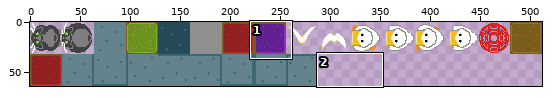
A sprite sheet gets an edit: assets/prototype.png. The picture above shows the old version from afar; the outline marks the close-up.
Close-up. First the earlier version:
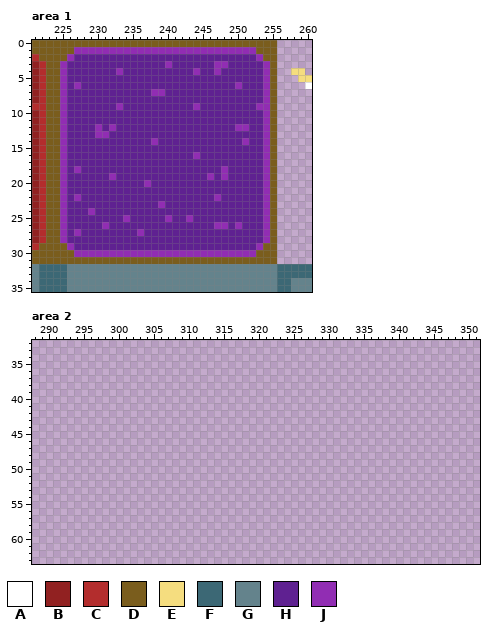
The file is 512x64 pixels. Colours within 5 levels of each other are drawn and written as one. Shown: area 1: x 221..260, y 0..35; area 2: x 288..351, y 32..63.
Palette (. is transparent): A #ffffff  B #912121  C #b32d2d  D #7a5d1d  E #f5dd7f  F #3c6875  G #64838c  H #5f2191  J #912db3
After the commit:
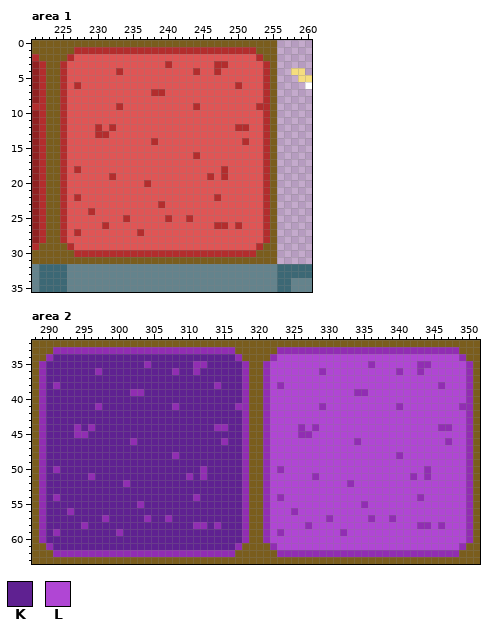
Colours new in this view: K #5f2191  L #b046d4
Change:
colour H: #5f2191 -> #e05555
Changed rows in their new state; - is a pixel that keeps its letter.
Area 1:
first column x 225:
 1 --CCCCCCCCCCCCCCCCCCCCCCCCCC--
 2 -C--------------------------C-
 3 C--------------C------CC-----C
 4 C-------C----------C--C------C
 5 C----------------------------C
 6 C-C----------------------C---C
 7 C------------CC--------------C
 8 C----------------------------C
 9 C-------C----------C--------CC
10 C----------------------------C
11 C----------------------------C
12 C----C-C-----------------CC--C
13 C----CC----------------------C
14 C------------C------------C--C
15 C----------------------------C
16 C------------------C---------C
17 C----------------------------C
18 C-C--------------------C-----C
19 C------C-------------C-C-----C
20 C-----------C----------------C
21 C----------------------------C
22 C-C-------------------C------C
23 C-------------C--------------C
24 C---C------------------------C
25 C--------C-----C--C----------C
26 C-----C---------------CC-C---C
27 C-C--------C-----------------C
28 C----------------------------C
29 -C--------------------------C-
30 --CCCCCCCCCCCCCCCCCCCCCCCCCC--
Area 2:
first column x 288:
32 DDDDDDDDDDDDDDDDDDDDDDDDDDDDDDDDDDDDDDDDDDDDDDDDDDDDDDDDDDDDDDDD
33 DDDJJJJJJJJJJJJJJJJJJJJJJJJJJDDDDDDJJJJJJJJJJJJJJJJJJJJJJJJJJDDD
34 DDJKKKKKKKKKKKKKKKKKKKKKKKKKKJDDDDJLLLLLLLLLLLLLLLLLLLLLLLLLLJDD
35 DJKKKKKKKKKKKKKKJKKKKKKJJKKKKKJDDJLLLLLLLLLLLLLLJLLLLLLJJLLLLLJD
36 DJKKKKKKKJKKKKKKKKKKJKKJKKKKKKJDDJLLLLLLLJLLLLLLLLLLJLLJLLLLLLJD
37 DJKKKKKKKKKKKKKKKKKKKKKKKKKKKKJDDJLLLLLLLLLLLLLLLLLLLLLLLLLLLLJD
38 DJKJKKKKKKKKKKKKKKKKKKKKKKJKKKJDDJLJLLLLLLLLLLLLLLLLLLLLLLJLLLJD
39 DJKKKKKKKKKKKKJJKKKKKKKKKKKKKKJDDJLLLLLLLLLLLLJJLLLLLLLLLLLLLLJD
40 DJKKKKKKKKKKKKKKKKKKKKKKKKKKKKJDDJLLLLLLLLLLLLLLLLLLLLLLLLLLLLJD
41 DJKKKKKKKJKKKKKKKKKKJKKKKKKKKJJDDJLLLLLLLJLLLLLLLLLLJLLLLLLLLJJD
42 DJKKKKKKKKKKKKKKKKKKKKKKKKKKKKJDDJLLLLLLLLLLLLLLLLLLLLLLLLLLLLJD
43 DJKKKKKKKKKKKKKKKKKKKKKKKKKKKKJDDJLLLLLLLLLLLLLLLLLLLLLLLLLLLLJD
44 DJKKKKJKJKKKKKKKKKKKKKKKKKJJKKJDDJLLLLJLJLLLLLLLLLLLLLLLLLJJLLJD
45 DJKKKKJJKKKKKKKKKKKKKKKKKKKKKKJDDJLLLLJJLLLLLLLLLLLLLLLLLLLLLLJD
46 DJKKKKKKKKKKKKJKKKKKKKKKKKKJKKJDDJLLLLLLLLLLLLJLLLLLLLLLLLLJLLJD
47 DJKKKKKKKKKKKKKKKKKKKKKKKKKKKKJDDJLLLLLLLLLLLLLLLLLLLLLLLLLLLLJD
48 DJKKKKKKKKKKKKKKKKKKJKKKKKKKKKJDDJLLLLLLLLLLLLLLLLLLJLLLLLLLLLJD
49 DJKKKKKKKKKKKKKKKKKKKKKKKKKKKKJDDJLLLLLLLLLLLLLLLLLLLLLLLLLLLLJD
50 DJKJKKKKKKKKKKKKKKKKKKKKJKKKKKJDDJLJLLLLLLLLLLLLLLLLLLLLJLLLLLJD
51 DJKKKKKKJKKKKKKKKKKKKKJKJKKKKKJDDJLLLLLLJLLLLLLLLLLLLLJLJLLLLLJD
52 DJKKKKKKKKKKKJKKKKKKKKKKKKKKKKJDDJLLLLLLLLLLLJLLLLLLLLLLLLLLLLJD
53 DJKKKKKKKKKKKKKKKKKKKKKKKKKKKKJDDJLLLLLLLLLLLLLLLLLLLLLLLLLLLLJD
54 DJKJKKKKKKKKKKKKKKKKKKKJKKKKKKJDDJLJLLLLLLLLLLLLLLLLLLLJLLLLLLJD
55 DJKKKKKKKKKKKKKJKKKKKKKKKKKKKKJDDJLLLLLLLLLLLLLJLLLLLLLLLLLLLLJD
56 DJKKKJKKKKKKKKKKKKKKKKKKKKKKKKJDDJLLLJLLLLLLLLLLLLLLLLLLLLLLLLJD
57 DJKKKKKKKKJKKKKKJKKJKKKKKKKKKKJDDJLLLLLLLLJLLLLLJLLJLLLLLLLLLLJD
58 DJKKKKKJKKKKKKKKKKKKKKKJJKJKKKJDDJLLLLLJLLLLLLLLLLLLLLLJJLJLLLJD
59 DJKJKKKKKKKKJKKKKKKKKKKKKKKKKKJDDJLJLLLLLLLLJLLLLLLLLLLLLLLLLLJD
60 DJKKKKKKKKKKKKKKKKKKKKKKKKKKKKJDDJLLLLLLLLLLLLLLLLLLLLLLLLLLLLJD
61 DDJKKKKKKKKKKKKKKKKKKKKKKKKKKJDDDDJLLLLLLLLLLLLLLLLLLLLLLLLLLJDD
62 DDDJJJJJJJJJJJJJJJJJJJJJJJJJJDDDDDDJJJJJJJJJJJJJJJJJJJJJJJJJJDDD
63 DDDDDDDDDDDDDDDDDDDDDDDDDDDDDDDDDDDDDDDDDDDDDDDDDDDDDDDDDDDDDDDD
